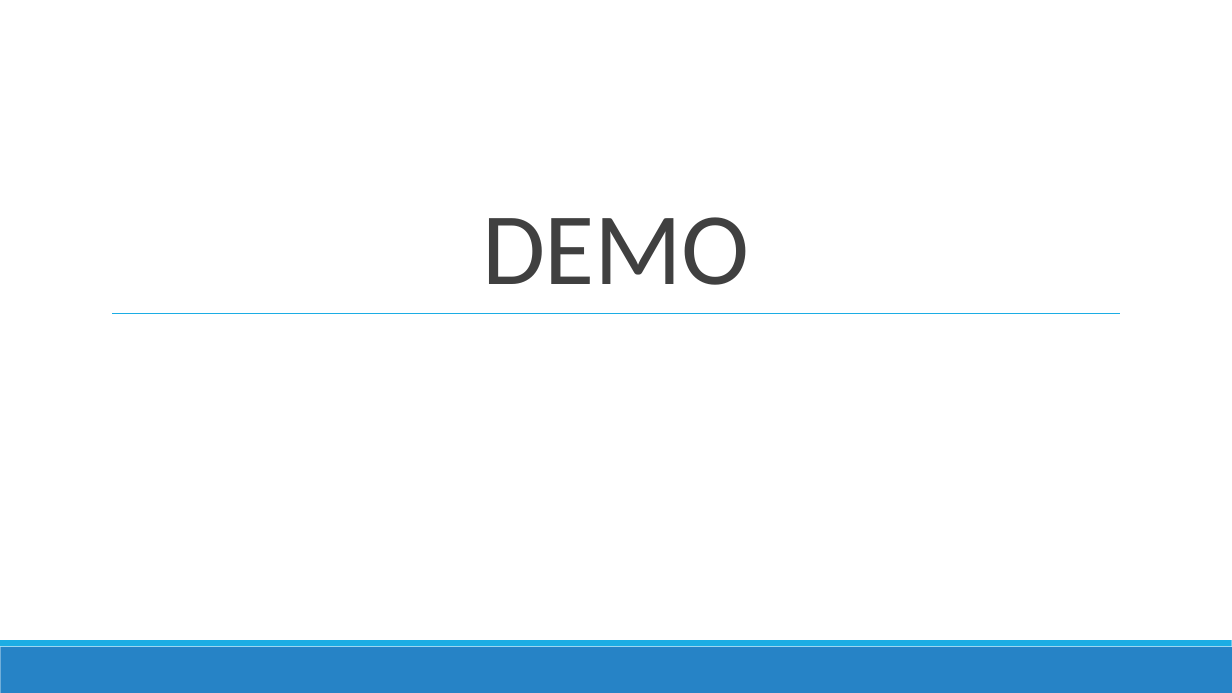
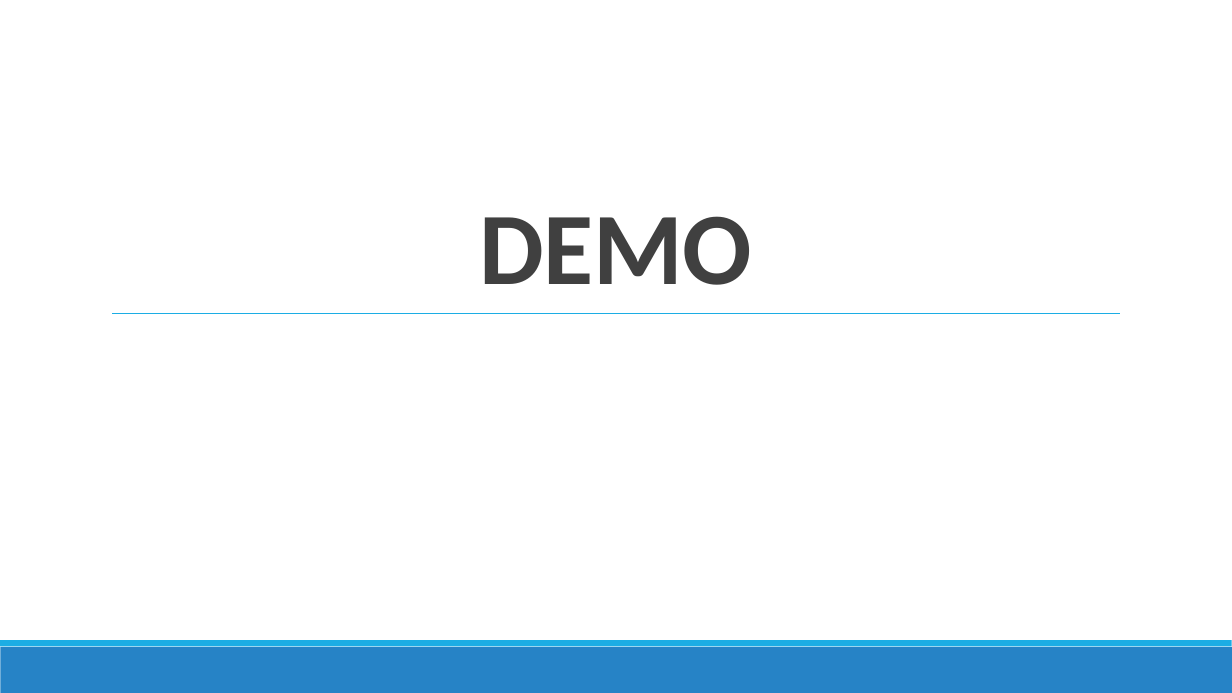
Before and after one commit to TiagoJVO/PDS16inEclipse, a slide deck: slide 21 of Apresentação final/PDS16inEclipse.pptx (slide 15 before the commit). Drawn at 1232x693 pixels with LibreOffice and Linux fonts; fonts in the diff are those of the drawing. Boxes give left, top, right and bottom in pixels: in the first picture for what was removed or moved away, otherwise in the second. Text is boxed around its words. In the diff, an @@ line names an element or a change of style, - is before the commit and + after.

```diff
--- a/Apresentação final/PDS16inEclipse.pptx
+++ b/Apresentação final/PDS16inEclipse.pptx
@@ title "DEMO" at [480,216,752,285]: bold on @@
```
Also in this commit, not shown: 1 other slide changed, 13 slides added, 6 slides removed, 11 other files.
